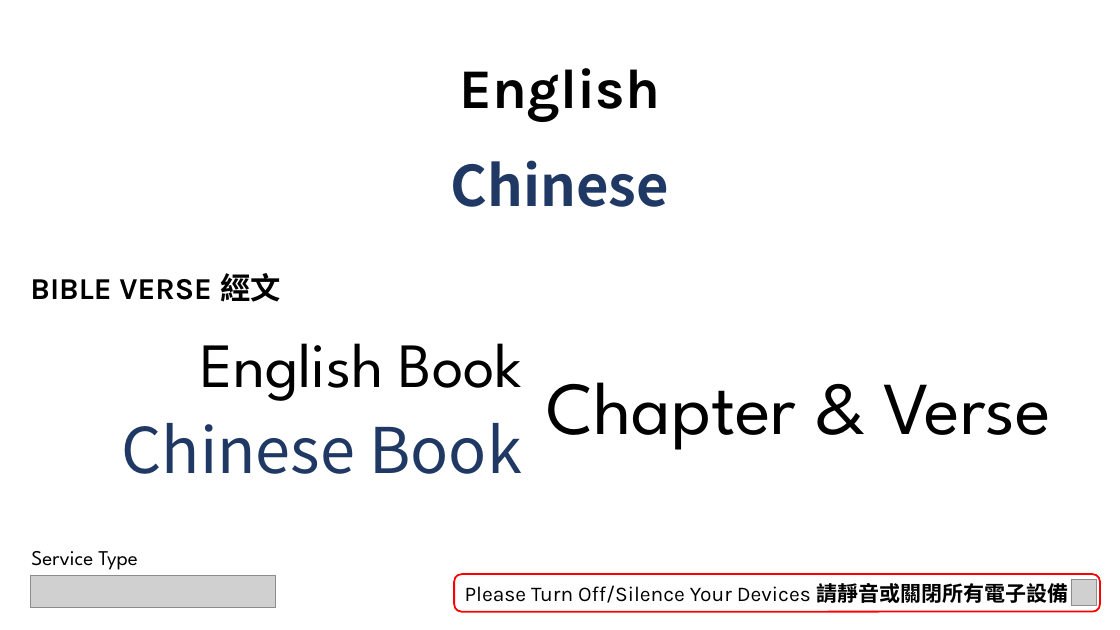
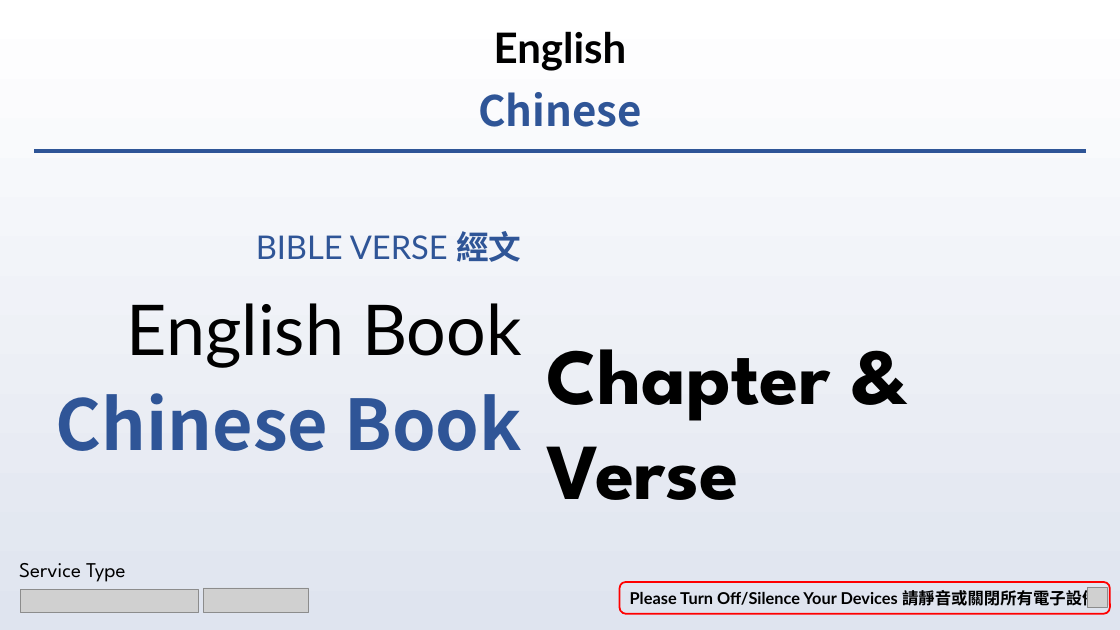
Before and after one commit to calebchanwy/tjc-powerpoint, a slide deck: slide 4 of TJCPowerPoint/Resources/ServiceWidescreen.pptx. Drawn at 1120x630 pixels with LibreOffice and Linux fonts; fonts in the diff are those of the drawing; grey boxes stand for pictures; background and template pictures are left out. Boxes give left, top, right and bottom in pixels: in the first picture for what was removed or moved away, otherwise in the second. Text is boxed around its words. In the diff, an @@ line names an element or a change of style, - is before the commit and + after.

Commit message:
19/01/23 PowerPoint new blue-themed design.
Removal of photo in background
Gradient based background
Lines to separate contents of slides

```diff
--- a/TJCPowerPoint/Resources/ServiceWidescreen.pptx
+++ b/TJCPowerPoint/Resources/ServiceWidescreen.pptx
@@ background picture (left out) to gradient #FFFFFF to #DFE4EF @@
@@ text "English": place and size @@
-text "English" at <box>460,68,660,122</box>
+text "English" at <box>494,31,627,71</box>
@@ text "English" at <box>494,31,627,71</box>: size 48 to 36 pt, font Karla to Lato; less space between paragraphs @@
@@ text "Chinese": place and size @@
-text "Chinese" at <box>451,160,669,207</box>
+text "Chinese" at <box>478,92,642,127</box>
@@ text "Chinese" at <box>478,92,642,127</box>: size 48 to 36 pt, text colour #203864 to #2F5597; less space between paragraphs @@
@@ line added from (34, 151) to (1086, 151), #2F5597 3 pt @@
@@ text "BIBLE VERSE 經文": place and size @@
-text "BIBLE VERSE 經文" at <box>30,273,281,302</box>
+text "BIBLE VERSE 經文" at <box>256,231,521,262</box>
@@ text "BIBLE VERSE 經文" at <box>256,231,521,262</box>: size 26 to 28 pt, font Karla to Lato, text colour #000000 to #2F5597; bold off in "BIBLE VERSE"; alignment left to right; more space between paragraphs @@
@@ text "English Book": place and size @@
-text "English Book" at <box>200,343,522,401</box>
+text "English Book" at <box>127,303,522,368</box>
@@ text "English Book" at <box>127,303,522,368</box>: size 54 to 60 pt, font League Spartan to Lato; more space between paragraphs @@
@@ text "Chapter & Verse": place and size @@
-text "Chapter & Verse" at <box>547,382,1050,450</box>
+text "Chapter & Verse" at <box>547,349,831,500</box>
@@ text "Chapter & Verse" at <box>547,349,831,500</box>: size 64 to 68 pt, bold on; more space between paragraphs @@
@@ text "Chinese Book": place and size @@
-text "Chinese Book" at <box>122,423,522,474</box>
+text "Chinese Book" at <box>56,393,522,451</box>
@@ text "Chinese Book" at <box>56,393,522,451</box>: size 54 to 60 pt, text colour #203864 to #2F5597, bold on; more space between paragraphs @@
@@ text "Service Type": place and size @@
-text "Service Type" at <box>31,551,137,570</box>
+text "Service Type" at <box>19,563,125,582</box>
@@ picture added at <box>20,590,199,613</box> @@
@@ picture removed at <box>31,576,276,608</box> @@
@@ picture added at <box>203,588,308,613</box> @@
@@ rounded rectangle "Please Turn Off/Silence Your Devices ...": place and size @@
-rounded rectangle "Please Turn Off/Silence Your Devices ..." at <box>455,574,1101,612</box>
+rounded rectangle "Please Turn Off/Silence Your Devices ..." at <box>620,582,1111,614</box>
@@ rounded rectangle "Please Turn Off/Silence Your Devices ..." at <box>620,582,1111,614</box>: size 18 to 14 pt; font Karla to Lato, bold on in "Please Turn Off/Silence Your Devices"; font Noto Sans CJK TC to Lato in "請靜音或關閉所有電子設備" @@
@@ picture removed at <box>1071,580,1097,606</box> @@
@@ picture added at <box>1088,587,1107,607</box> @@
```
Also in this commit, not shown: 10 other slides changed, 45 other files.
